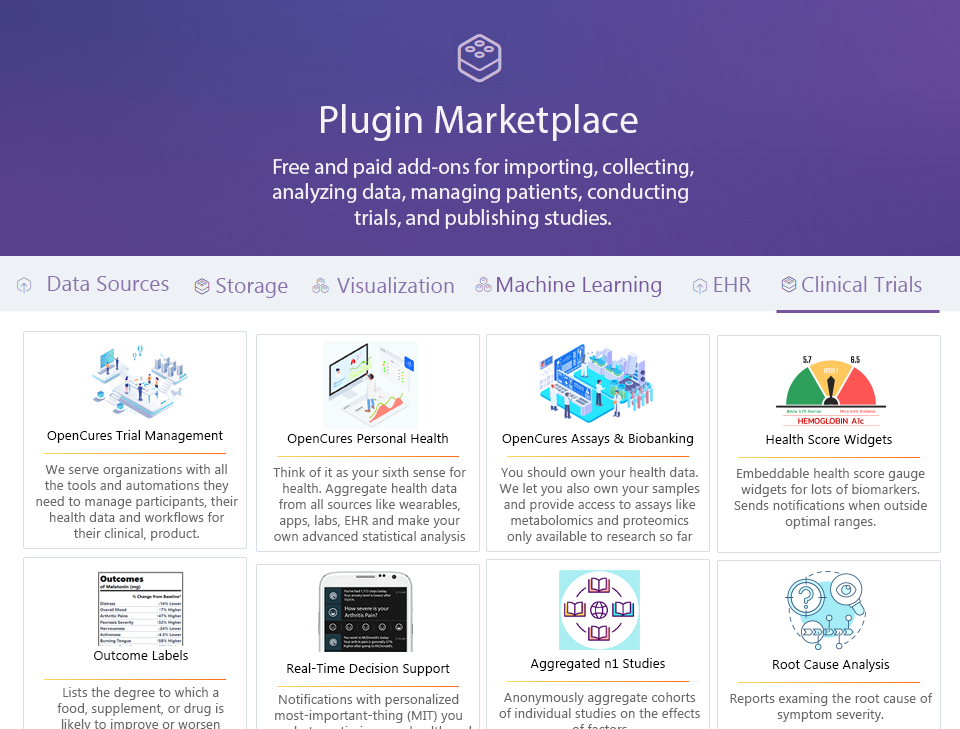
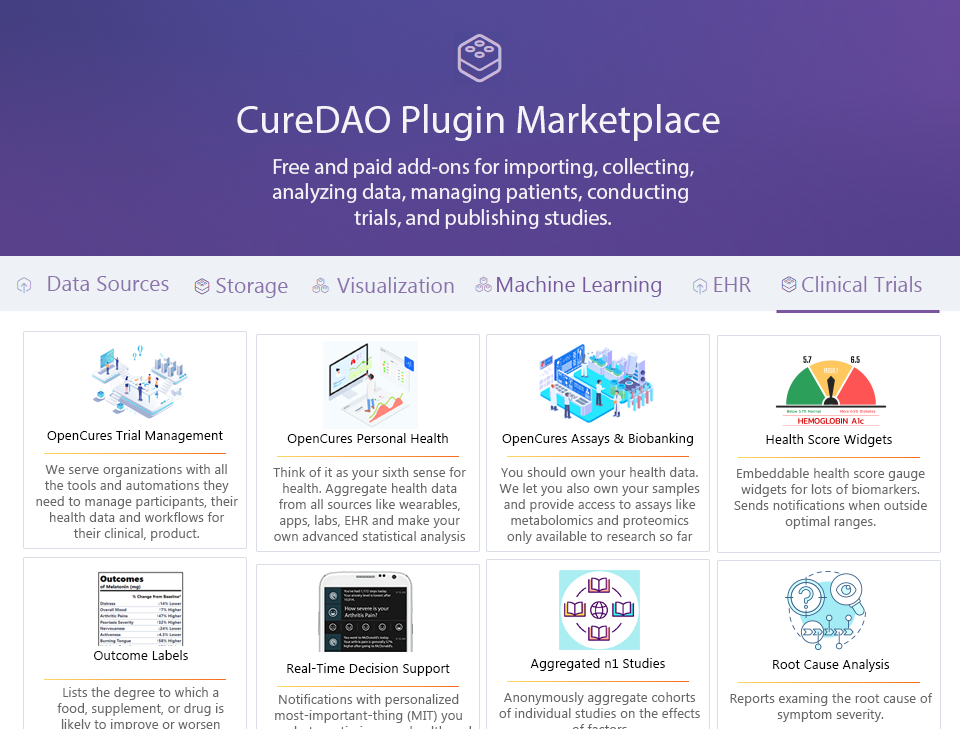
Revision of a layered 960px x 729px image; what changed, layer by layer:
renamed "Plugin Marketplace" to "CureDAO Plugin Marketplace", painted on it over [237, 104, 720, 141]
